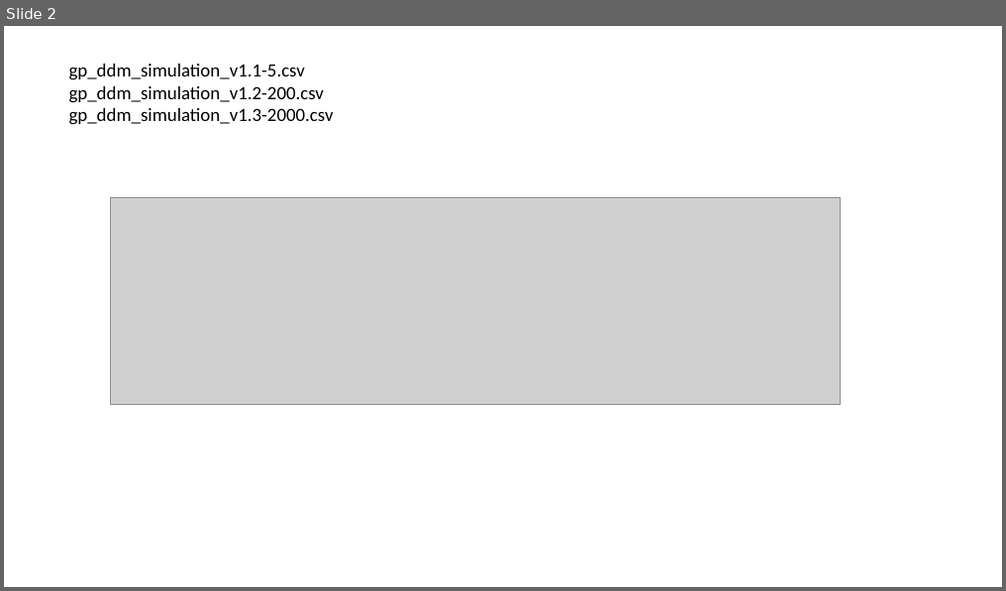
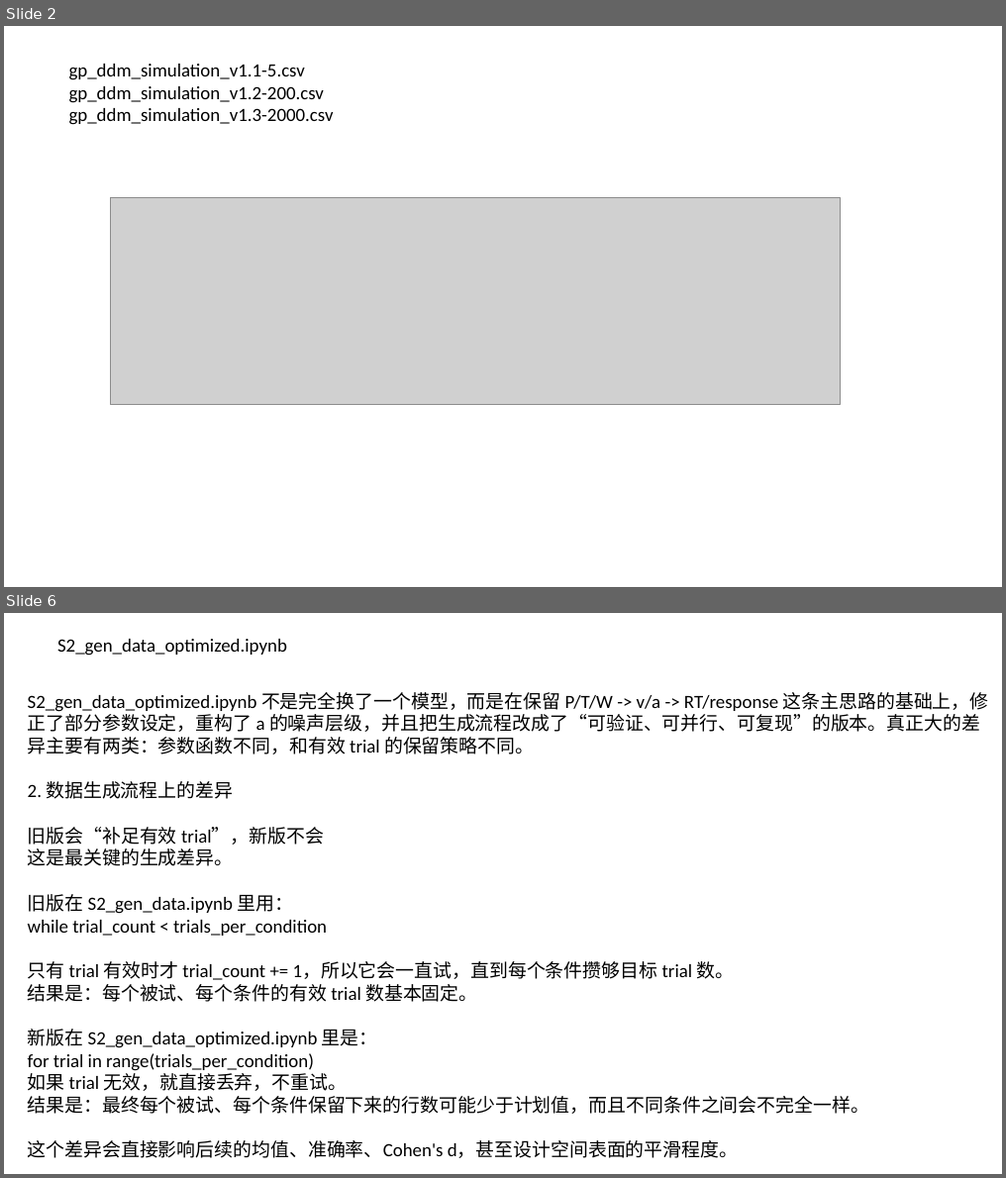
Before and after one commit to Fanzhaoli/Guassion_Process-and-Experiment_Design, a slide deck: 4_Reports/Code_Version.pptx. Shown one above the other, each under a label of ours: slide 2 before the commit, slides 2 and 6 after it; the slides between them are not shown. The pictures are 1006x591 and 1006x1178 pixels, drawn with LibreOffice and Linux fonts; fonts in the diff are those of the drawing; grey boxes stand for pictures. Boxes give left, top, right and bottom in pixels: in the first picture for what was removed or moved away, otherwise in the second. Text is boxed around its words. In the diff, an @@ line names an element or a change of style, - is before the commit and + after.

```diff
--- a/4_Reports/Code_Version.pptx
+++ b/4_Reports/Code_Version.pptx
@@ slide 6 added at [4,613,1002,1174], background #FFFFFF @@
@@ text added at [57,639,287,656], 18 pt, text #000000 @@
+S2_gen_data_optimized.ipynb
@@ text added at [28,692,989,1158], 18 pt, text #000000 @@
+S2_gen_data_optimized.ipynb 不是完全换了一个模型，而是在保留 P/T/W -> v/a -> RT/response 这条主思路的基础上，修正了部分参数设定，重构了 a 的噪声层级，并且把生成流程改成了“可验证、可并行、可复现”的版本。真正大的差异主要有两类：参数函数不同，和有效 trial 的保留策略不同。
+2. 数据生成流程上的差异
+旧版会“补足有效 trial”，新版不会
+这是最关键的生成差异。
+旧版在 S2_gen_data.ipynb 里用：
+while trial_count < trials_per_condition
+只有 trial 有效时才 trial_count += 1，所以它会一直试，直到每个条件攒够目标 trial 数。
+结果是：每个被试、每个条件的有效 trial 数基本固定。
+新版在 S2_gen_data_optimized.ipynb 里是：
+for trial in range(trials_per_condition)
+如果 trial 无效，就直接丢弃，不重试。
+结果是：最终每个被试、每个条件保留下来的行数可能少于计划值，而且不同条件之间会不完全一样。
+这个差异会直接影响后续的均值、准确率、Cohen's d，甚至设计空间表面的平滑程度。
```
Also in this commit, not shown: 3 other slides added, 1 slide removed, 34 other files.
